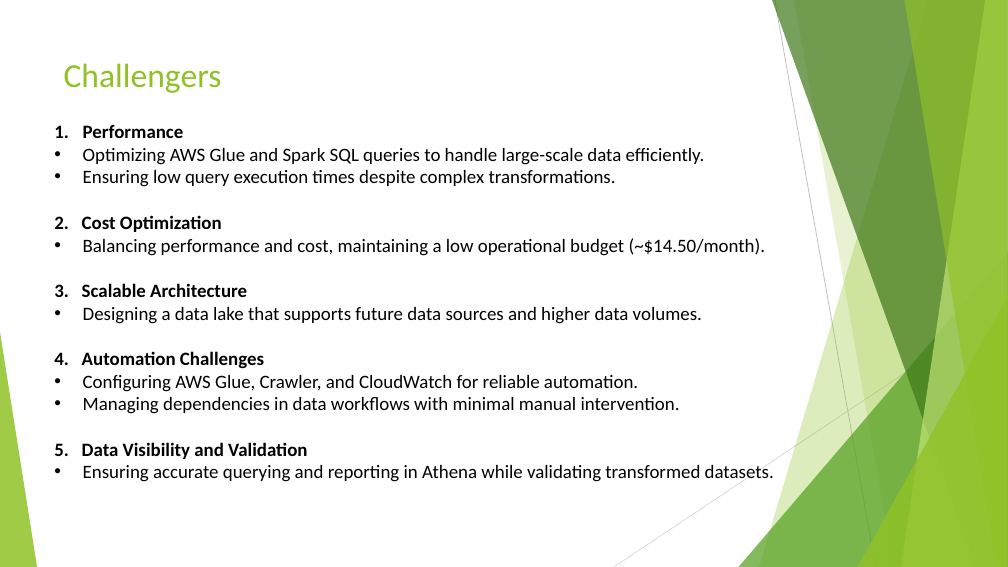
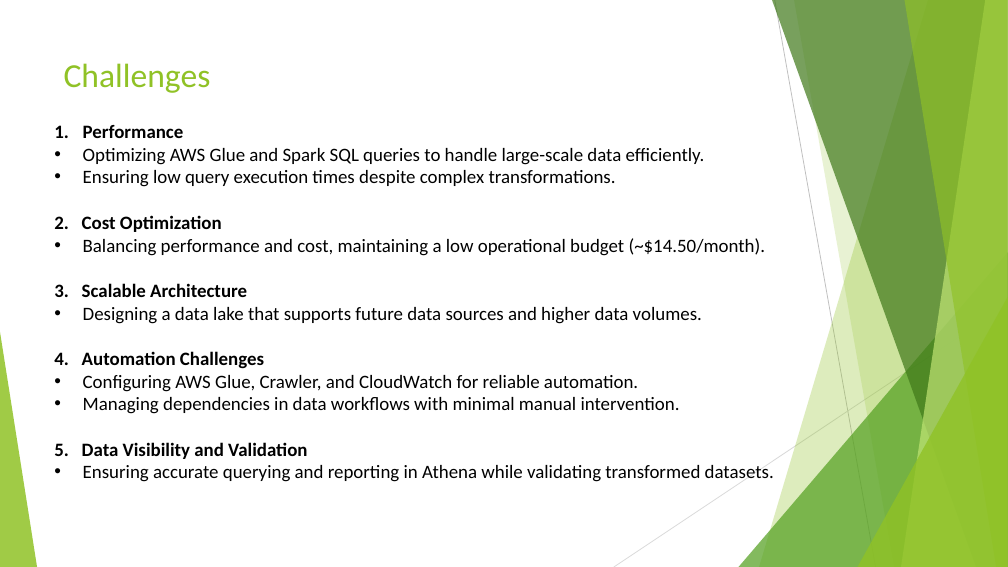
Before and after one commit to rdinesh808/Data_Lake_Construction_and_Querying_With_PySpark, a slide deck: slide 12 of Data_Lake_Construction_and_Querying_With_PySpark.pptx. Drawn at 1008x567 pixels with LibreOffice and Linux fonts; fonts in the diff are those of the drawing. Boxes give left, top, right and bottom in pixels: in the first picture for what was removed or moved away, otherwise in the second. Text is boxed around its words. In the diff, an @@ line names an element or a change of style, - is before the commit and + after.

```diff
--- a/Data_Lake_Construction_and_Querying_With_PySpark.pptx
+++ b/Data_Lake_Construction_and_Querying_With_PySpark.pptx
@@ title at (64,63,211,93): text changed @@
-Challengers
+Challenges
```
Also in this commit, not shown: 2 other slides changed, 1 other file.
